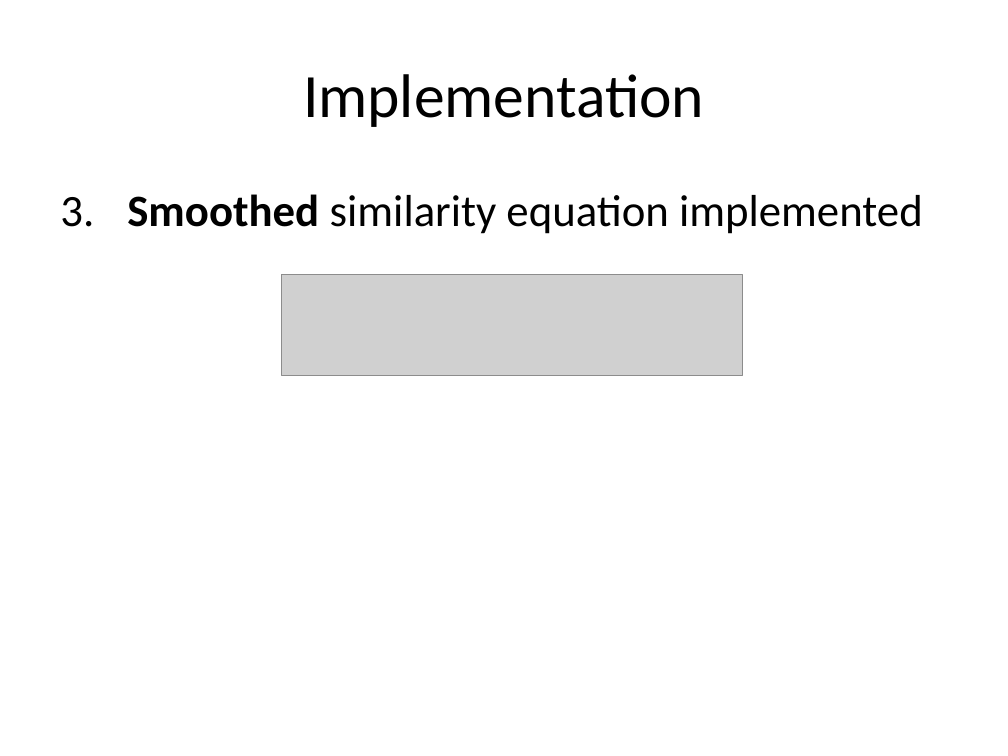
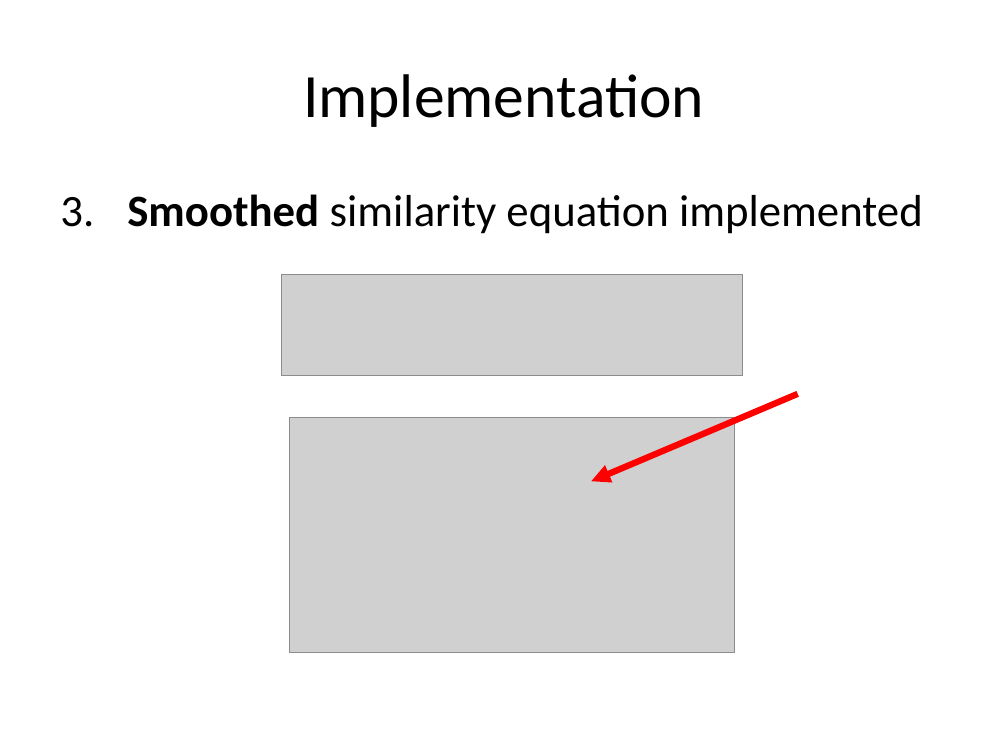
Before and after one commit to michaelwh/susanedge, a slide deck: slide 14 of michael-susanedge-presentation.pptx (slide 13 before the commit). Drawn at 1008x756 pixels with LibreOffice and Linux fonts; fonts in the diff are those of the drawing; grey boxes stand for pictures. Boxes give left, top, right and bottom in pixels: in the first picture for what was removed or moved away, otherwise in the second. Text is boxed around its words. In the diff, an @@ line names an element or a change of style, - is before the commit and + after.

```diff
--- a/michael-susanedge-presentation.pptx
+++ b/michael-susanedge-presentation.pptx
@@ picture added at (x1=289, y1=417, x2=735, y2=652) @@
@@ arrow added from (797, 394) to (592, 481), #FF0000 4.5 pt @@
```
Also in this commit, not shown: 3 other slides changed, 5 slides added, 4 slides removed.
